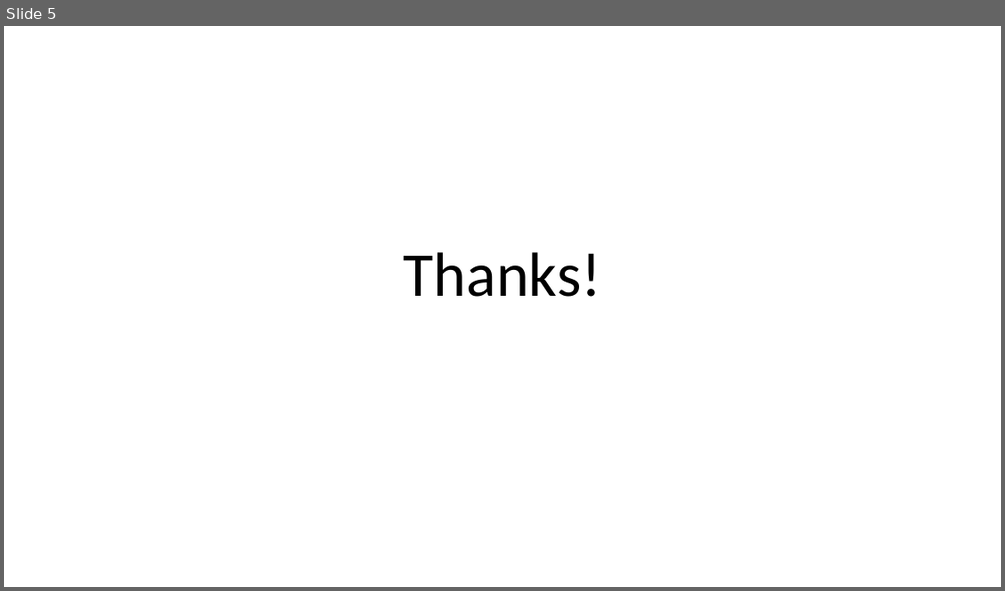
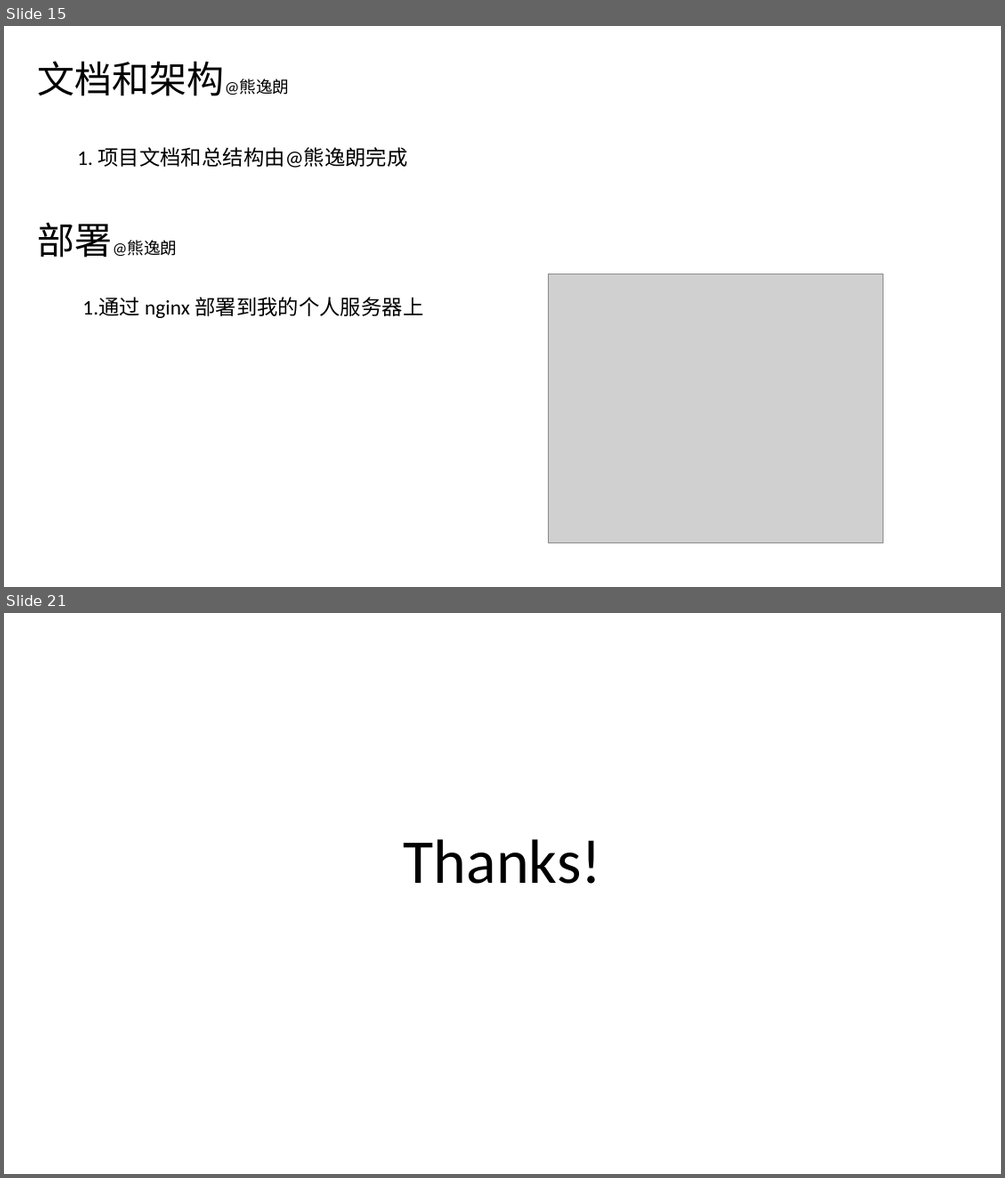
Before and after one commit to xiong35/netease-web, a slide deck: docs/项目介绍.pptx. Shown one above the other, each under a label of ours: slide 5 before the commit, slides 15 and 21 after it; the slides between them are not shown. The pictures are 1005x591 and 1005x1178 pixels, drawn with LibreOffice and Linux fonts; fonts in the diff are those of the drawing; grey boxes stand for pictures. Boxes give left, top, right and bottom in pixels: in the first picture for what was removed or moved away, otherwise in the second. Text is boxed around its words. In the diff, an @@ line names an element or a change of style, - is before the commit and + after.

```diff
--- a/docs/项目介绍.pptx
+++ b/docs/项目介绍.pptx
@@ slide 15 added at (4, 26, 1001, 587), background #FFFFFF @@
@@ title added at (38, 61, 289, 96), 36 pt, text #000000 @@
+文档和架构@熊逸朗
@@ text added at (77, 147, 407, 168), 20 pt, text #000000 @@
+1. 项目文档和总结构由@熊逸朗完成
@@ text added at (38, 222, 177, 257), 16 pt, text #000000 @@
+部署@熊逸朗
@@ picture added at (548, 274, 883, 543) @@
@@ text added at (82, 297, 423, 318), 20 pt, text #000000 @@
+1.通过 nginx 部署到我的个人服务器上
@@ what was slide 5 is now slide 21 @@
```
Also in this commit, not shown: 3 slides changed, 16 other slides added, 1 slide removed, 3 other files.
